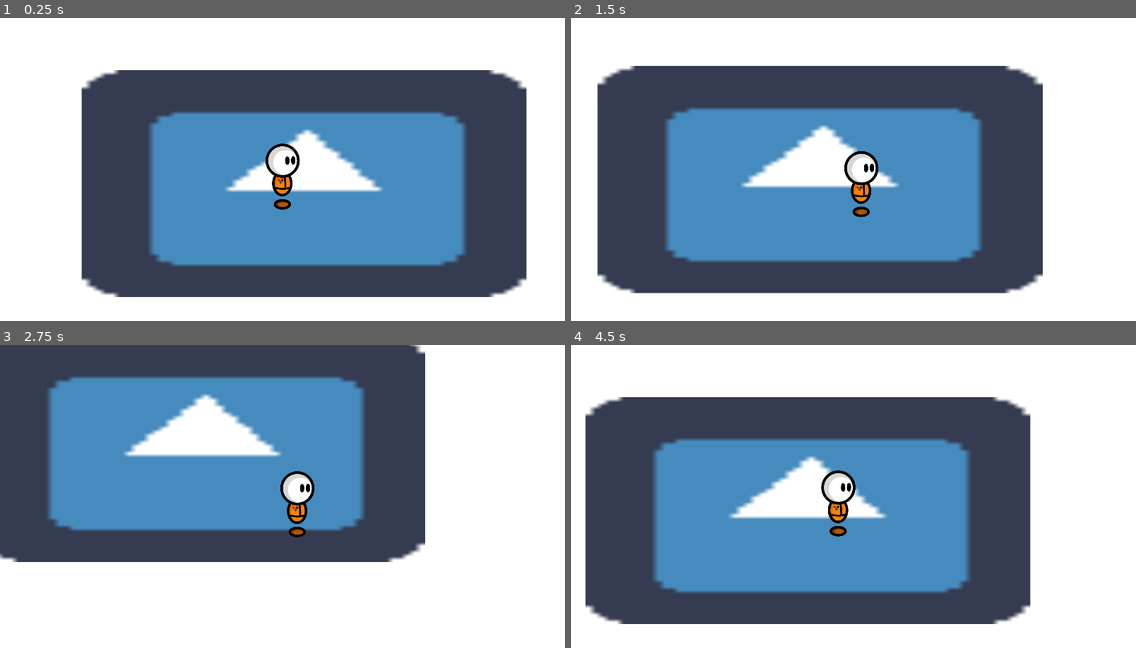
Above: before the commit, frames 1-4 (two rows, left to right).
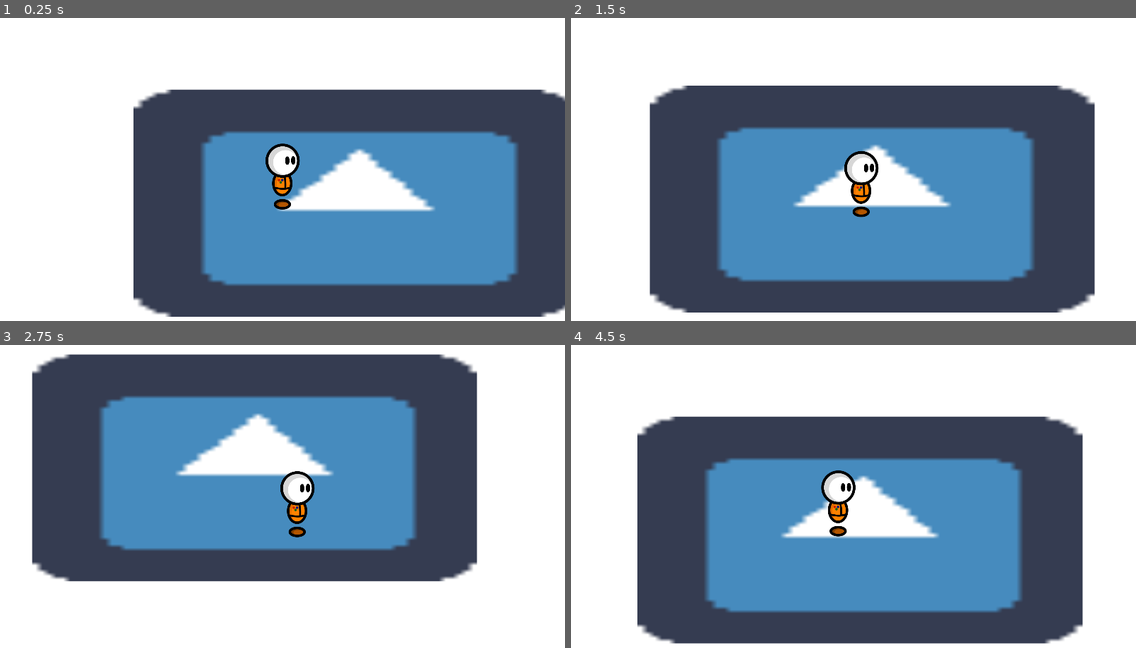
Above: after the commit, the same moments.

Repository: fupicat/szabandoned-0
Game: Godot game, scene res://Scenes/Places/House.tscn
The game is run twice, just before and just after one commit, with the same random seed, the same clock (stepped at 60 frames per second) and the same inputs. The engine's default icon, where the game draws it, is replaced by a stand-in: a white triangle on a blue panel in a dark square.
Inputs:
- Up to frame 1 (0.25 s): no input
- Up to frame 2 (1.5 s): tap Enter at 0.5 s; hold Right (right) 0.53-1.28 s; hold Down (down) from 1.28 s (still down)
- Up to frame 3 (2.75 s): release Down (down) at 2.03 s; hold Right (right) from 2.03 s (still down)
- Up to frame 4 (4.5 s): release Right (right) at 2.78 s; hold Up (up) 2.78-3.53 s; hold Left (left) from 3.53 s (still down)

The runs differ from the first frame. In frame 1, 42% of the frame differs, in the area x 14-100%, y 17-99%; in frame 2, 44%, in the area x 4-93%, y 15-98%; in frame 3, 39%; in frame 4, 43%.

Commit message:
Changed player position

Diff:
--- a/Scenes/Places/House.tscn
+++ b/Scenes/Places/House.tscn
@@ -17,7 +17,11 @@
 
 [node name="Player" type="KinematicBody2D" parent="."]
 editor/display_folded = true
+position = Vector2( -247.859, -92.9471 )
 script = ExtResource( 2 )
+__meta__ = {
+"_edit_group_": true
+}
 
 [node name="Sprite" type="Sprite" parent="Player"]
 position = Vector2( 0, -50 )
